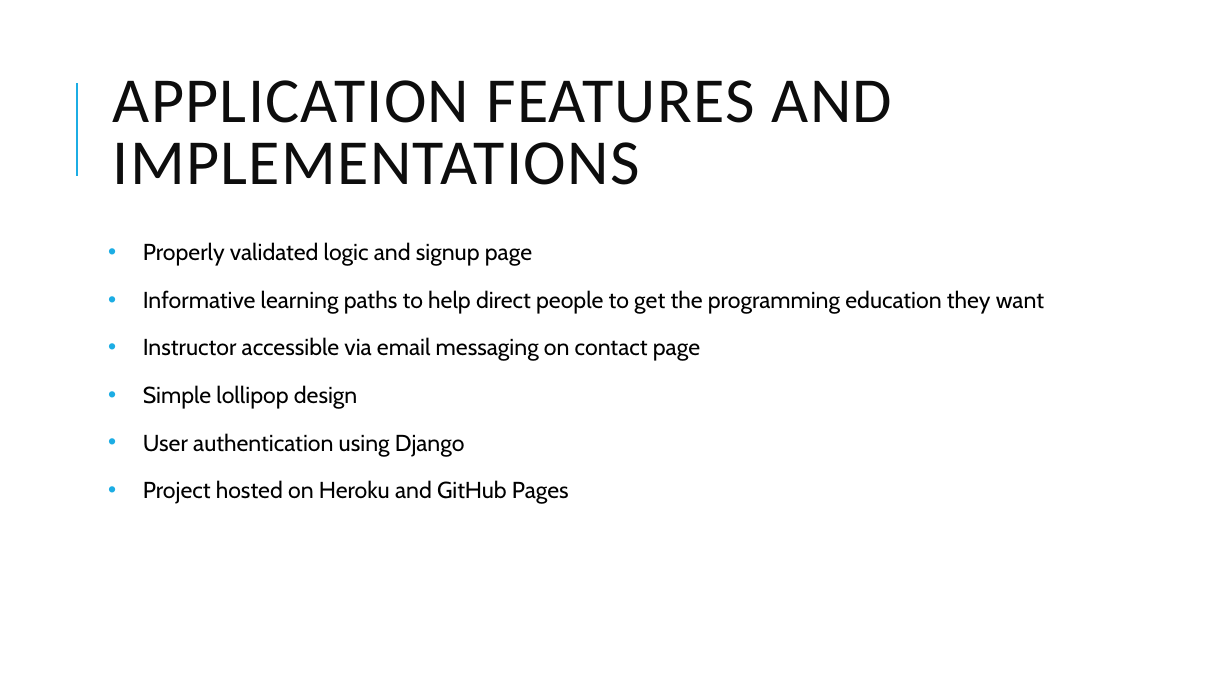
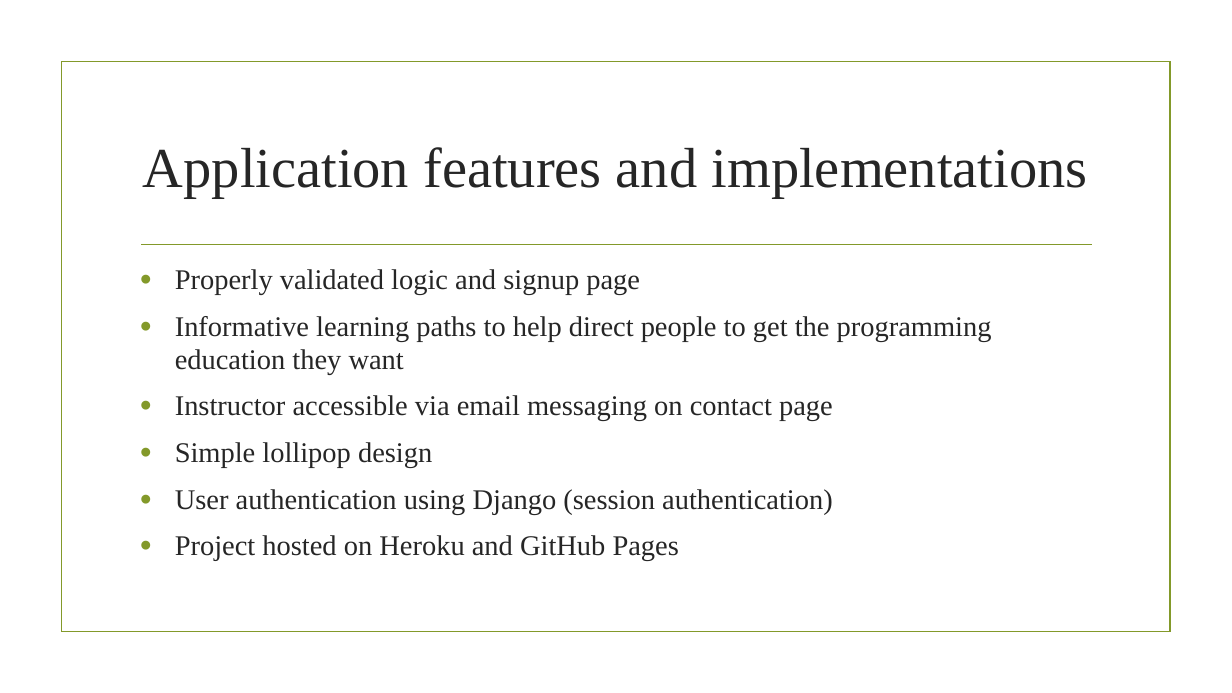
Before and after one commit to davidadey000/codeavenue, a slide deck: slide 6 of documentation/final_project_presentation.pptx (slide 5 before the commit). Drawn at 1232x693 pixels with LibreOffice and Linux fonts; fonts in the diff are those of the drawing; background and template pictures are left out. Boxes give left, top, right and bottom in pixels: in the first picture for what was removed or moved away, otherwise in the second. Text is boxed around its words. In the diff, an @@ line names an element or a change of style, - is before the commit and + after.

```diff
--- a/documentation/final_project_presentation.pptx
+++ b/documentation/final_project_presentation.pptx
@@ rectangle added at box(61, 62, 1170, 632), outline #83992A 1.25 pt @@
@@ line removed from (77, 176) to (77, 83) @@
@@ title at box(143, 147, 1088, 198): text changed; size 50 to 44 pt; font Calibri to Times New Roman; text colour #0D0D0D to #262626 @@
-APPLICATION FEATURES AND IMPLEMENTATIONS
+Application features and implementations
@@ text "Properly validated logic and signup ...": place and size @@
-text "Properly validated logic and signup ..." at box(143, 242, 1044, 504)
+text "Properly validated logic and signup ..." at box(175, 269, 992, 561)
@@ line added from (141, 245) to (1092, 245), #83992A 1.25 pt @@
@@ text at box(175, 269, 992, 561): size 18 to 22.2 pt, font Cabin to Times New Roman, text colour #000000 to #262626 in "Properly validated logic and signup page", "Informative learning paths to help direct people ...", "Instructor accessible via email messaging on contact ...", "Simple lollipop design" and 1 more places; line spacing 1.07 to 0.97; less space between paragraphs; bullet colour #1CADE4 to #83992A @@
@@ text at box(175, 489, 833, 515): text changed; size 18 to 22.2 pt; font Cabin to Times New Roman; text colour #000000 to #262626 @@
-• User authentication using Django
+• User authentication using Django (session authentication)
```
Also in this commit, not shown: 9 other slides changed, 2 slides added, 1 slide removed, 3 other files.
